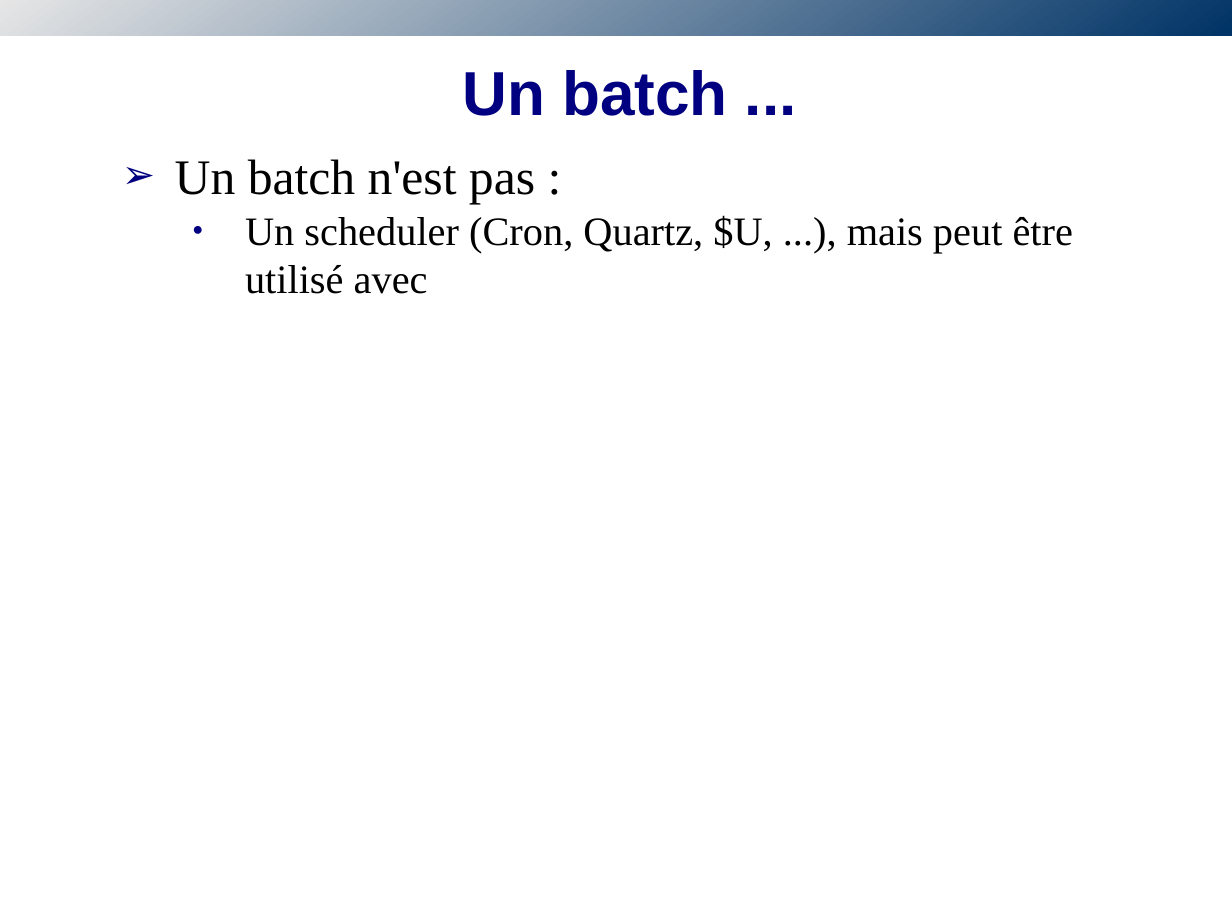
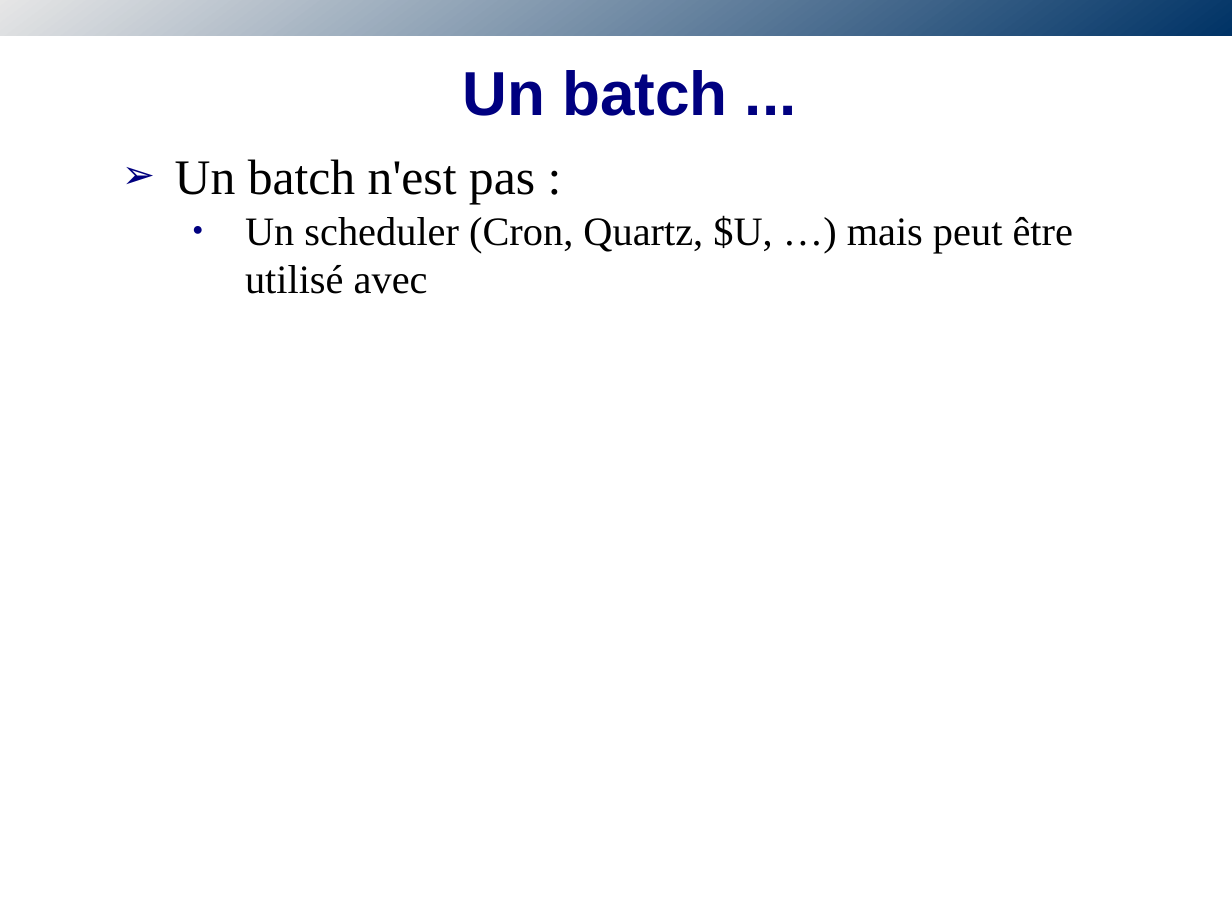
Before and after one commit to obazoud/spring-batch-sug, a slide deck: slide 10 of presentation/SUG-SpringBatch.odp. Drawn at 1232x924 pixels with LibreOffice and Linux fonts; fonts in the diff are those of the drawing; background and template pictures are left out. Boxes give left, top, right and bottom in pixels: in the first picture for what was removed or moved away, otherwise in the second. Text is boxed around its words. In the diff, an @@ line names an element or a change of style, - is before the commit and + after.

Commit message:
Improve batch slides

```diff
--- a/presentation/SUG-SpringBatch.odp
+++ b/presentation/SUG-SpringBatch.odp
@@ text at [245, 215, 1073, 294]: text changed @@
-    ● Un scheduler (Cron, Quartz, $U, ...), mais peut être utilisé avec
+    ● Un scheduler (Cron, Quartz, $U, …) mais peut être utilisé avec
```
Also in this commit, not shown: 4 other slides changed.
